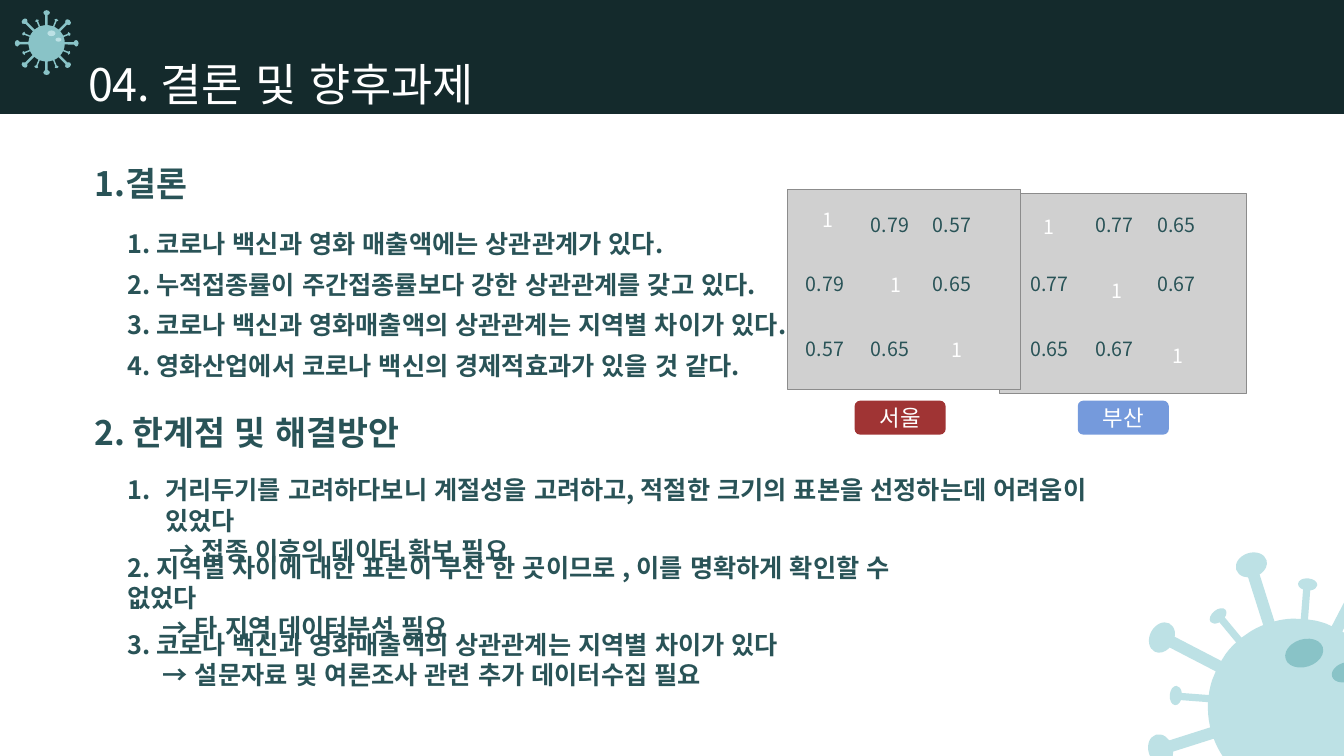
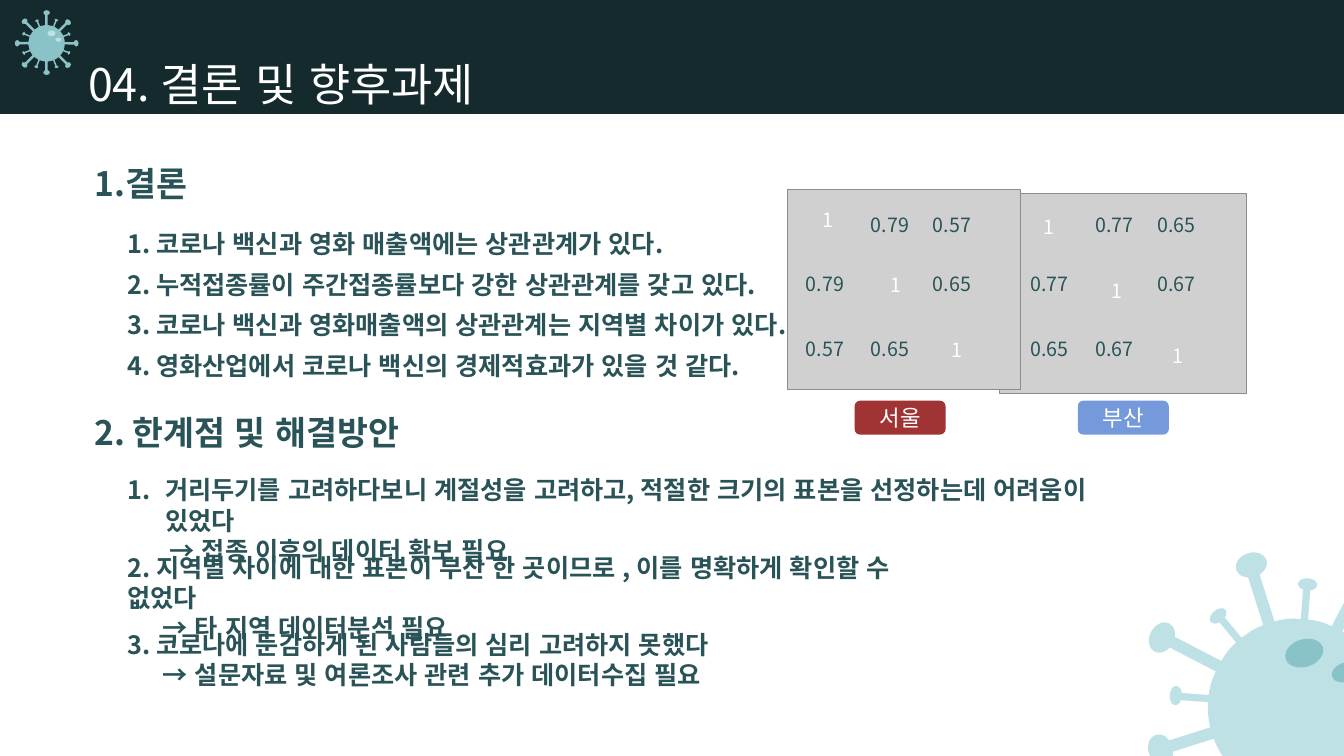
Before and after one commit to vvspearlvvs/MultiCampus_Project, a slide deck: slide 25 of 0.최종코드/최종발표자료_최종.pptx. Drawn at 1344x756 pixels with LibreOffice and Linux fonts; fonts in the diff are those of the drawing; grey boxes stand for pictures. Boxes give left, top, right and bottom in pixels: in the first picture for what was removed or moved away, otherwise in the second. Text is boxed around its words. In the diff, an @@ line names an element or a change of style, - is before the commit and + after.

```diff
--- a/0.최종코드/최종발표자료_최종.pptx
+++ b/0.최종코드/최종발표자료_최종.pptx
@@ text at bbox=[127, 628, 709, 657]: text changed @@
-3. 코로나 백신과 영화매출액의 상관관계는 지역별 차이가 있다
+3. 코로나에 둔감하게 된 사람들의 심리 고려하지 못했다
```
Also in this commit, not shown: 4 other slides changed.
